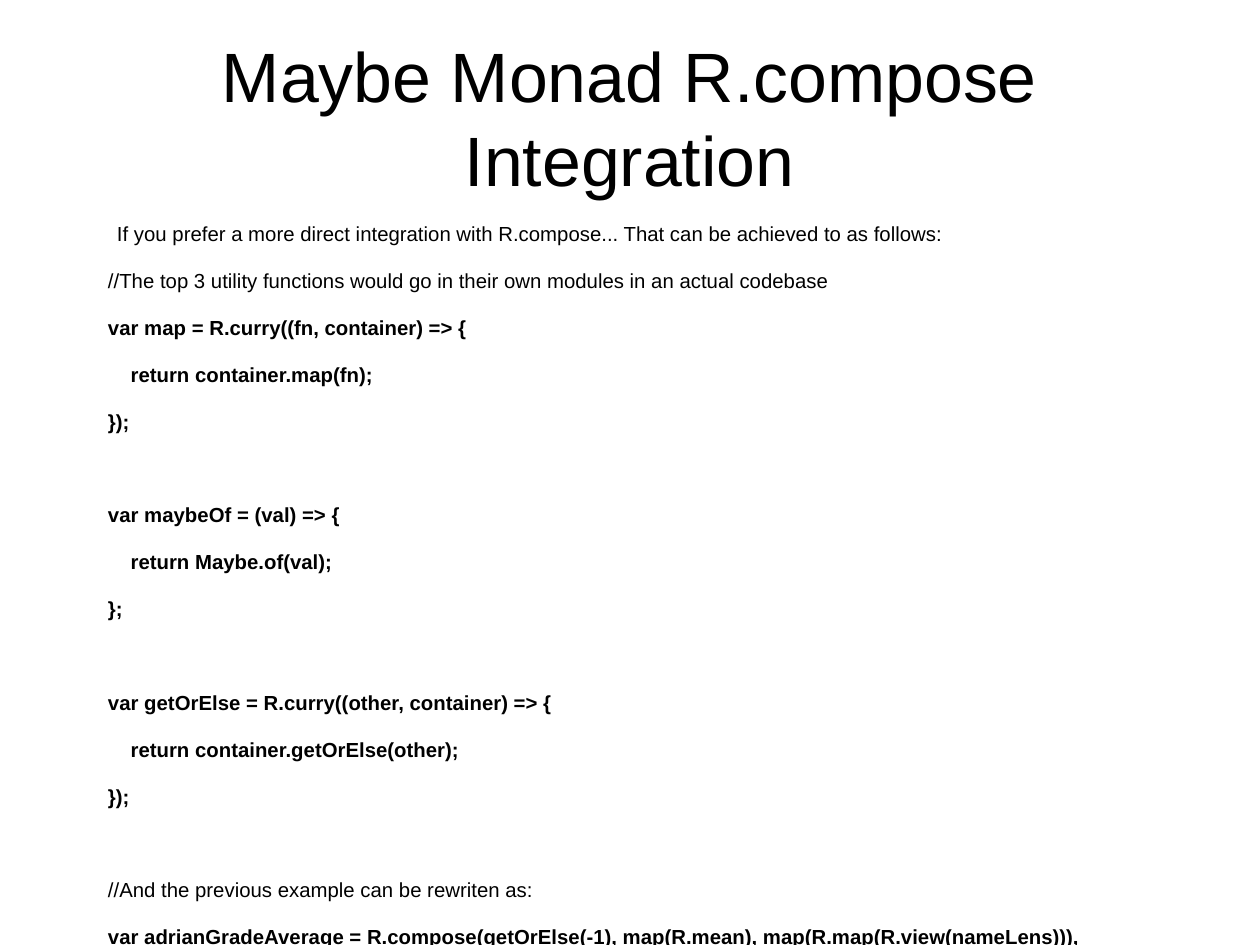
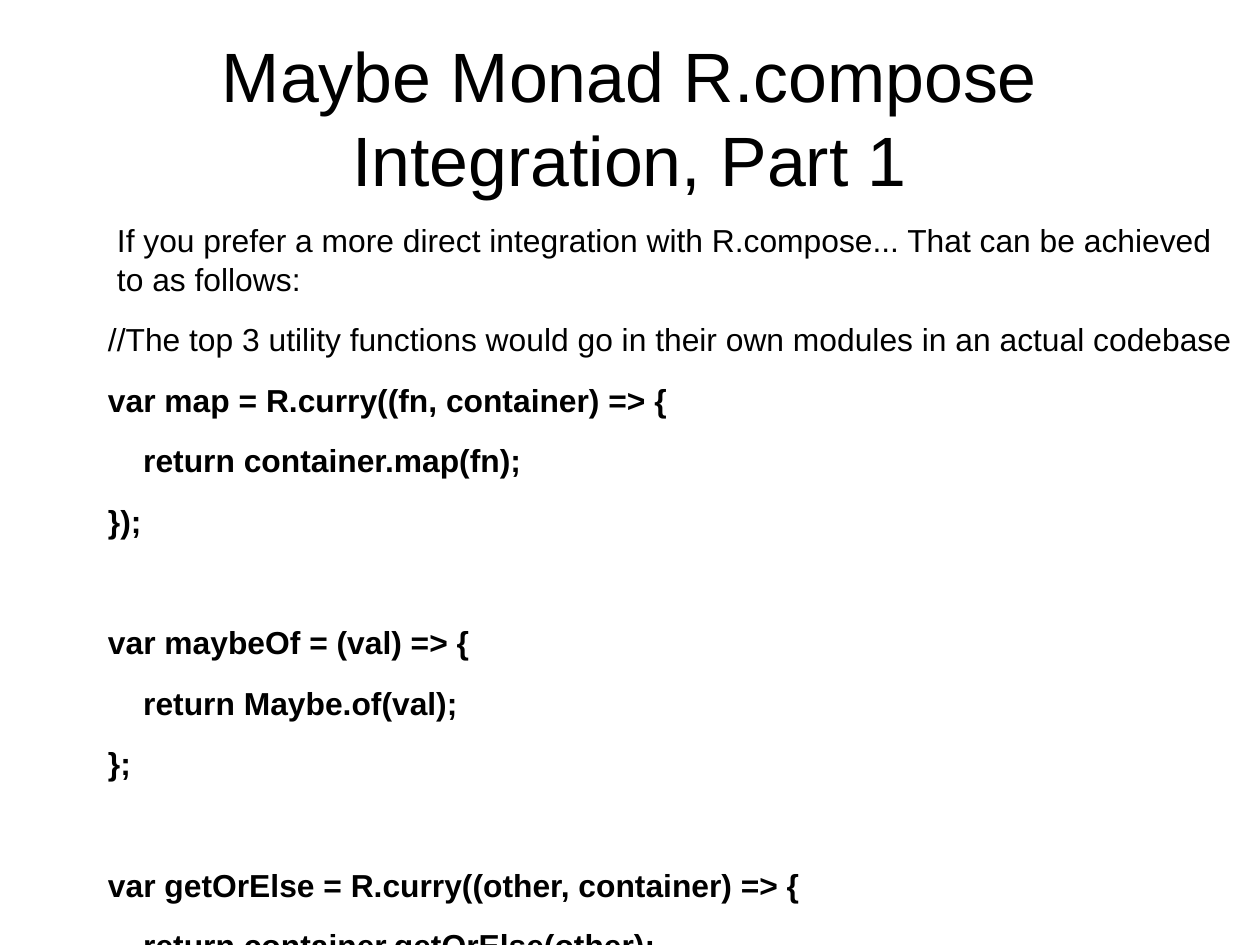
Before and after one commit to Magnitus-/FunctionalJsPresentation, a slide deck: slide 35 of Slides.odp (slide 34 before the commit). Drawn at 1260x945 pixels with LibreOffice and Linux fonts; fonts in the diff are those of the drawing. Boxes give left, top, right and bottom in pixels: in the first picture for what was removed or moved away, otherwise in the second. Text is boxed around its words. In the diff, an @@ line names an element or a change of style, - is before the commit and + after.

Commit message:
Split presentation examples across more slides

```diff
--- a/Slides.odp
+++ b/Slides.odp
@@ title at bbox=[222, 51, 1037, 199]: text changed @@
-Maybe Monad R.compose Integration
+Maybe Monad R.compose Integration, Part 1
@@ text "If you prefer a more ..." at bbox=[108, 229, 1231, 902]: size 12.8 to 20 pt @@
@@ text at bbox=[108, 882, 1079, 945]: paragraphs removed @@
-//And the previous example can be rewriten as:
-var adrianGradeAverage = R.compose(getOrElse(-1), map(R.mean), map(R.map(R.view(nameLens))), map(R.filter(isAdrian)), maybeOf);
-var average = adrianGradeAverage(databaseStudents);
```
Also in this commit, not shown: 8 other slides changed, 5 slides added.
